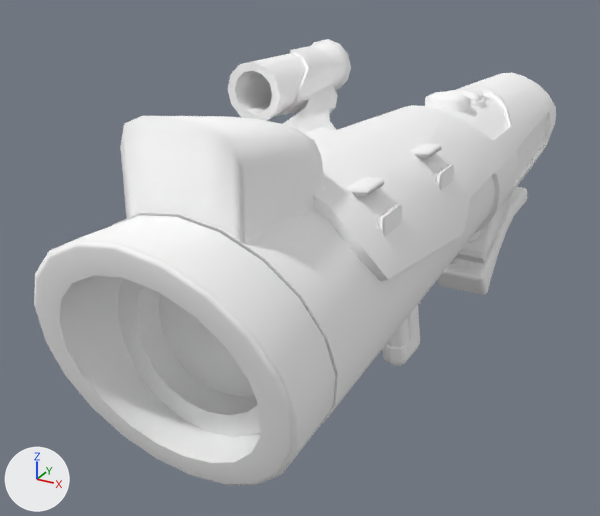
One commit to the glTF model glb/Wmn_Blaster_Precision_Cstm01.glb: the scene before it, then after it.
One viewpoint serves both versions: a camera (50 mm lens) standing at (0.544, -1.422, 0.773) and looking at (-0.156, -0.149, 0.136). Every picture has the same lights, and +X, +Y and +Z are marked at lower left. The first picture is the older version.

Objects in the first picture: 'Body_low__M_Body_Cstm01'.
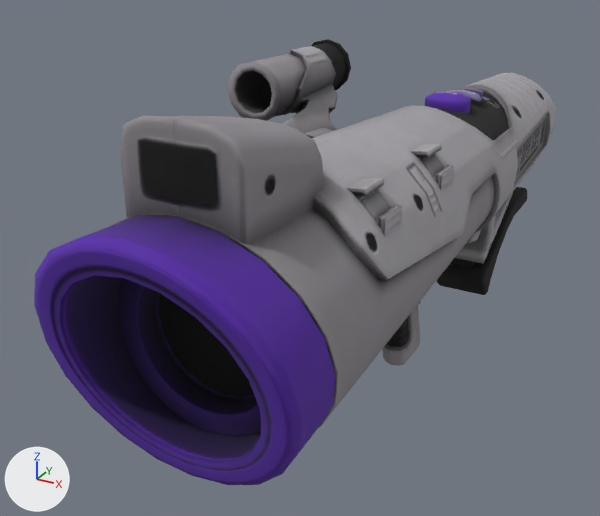
Boxes [x1, y1, x2, y2] around the edits, measured in the pictures (600 x 516 px):
'Body_low__M_Body_Cstm01', surface changed (darker): [34, 39, 556, 485] in both

The change, as a diff of the scene's bpy script:
```diff
--- a/glb/Wmn_Blaster_Precision_Cstm01.glb.py
+++ b/glb/Wmn_Blaster_Precision_Cstm01.glb.py
@@ img_m_body_nrm @@
+img_m_body_nrm = load_image('M_Body_Nrm', '_unpacked/M_Body_Nrm', 768, 768, 'Non-Color')
@@ img_m_body_cstm01_alb @@
+img_m_body_cstm01_alb = load_image('M_Body_Cstm01_Alb', '_unpacked/M_Body_Cstm01_Alb', 1024, 1024, 'sRGB')
@@ mat_m_body_cstm01 @@
 n0 = _N.new('ShaderNodeBsdfPrincipled'); n0.name = 'Principled BSDF'
-n0.inputs[0].default_value = (1.0, 1.0, 1.0, 1.0)  # 'Base Color', white #ffffff
 n0.inputs[2].default_value = 1.0  # 'Roughness'
 n1 = _N.new('ShaderNodeOutputMaterial'); n1.name = 'Material Output'
+n2 = _N.new('ShaderNodeTexImage'); n2.name = 'Image Texture'
+n2.image = img_m_body_cstm01_alb
+n3 = _N.new('ShaderNodeNormalMap'); n3.name = 'Normal Map'
+n3.uv_map = 'UVMap'
+n4 = _N.new('ShaderNodeTexImage'); n4.name = 'Image Texture.001'
+n4.image = img_m_body_nrm
 _L.new(n0.outputs[0], n1.inputs[0])  # 'BSDF' to 'Surface'
+_L.new(n2.outputs[0], n0.inputs[0])  # 'Color' to 'Base Color'
+_L.new(n3.outputs[0], n0.inputs[5])  # 'Normal' to 'Normal'
+_L.new(n4.outputs[0], n3.inputs[1])  # 'Color' to 'Color'
```
